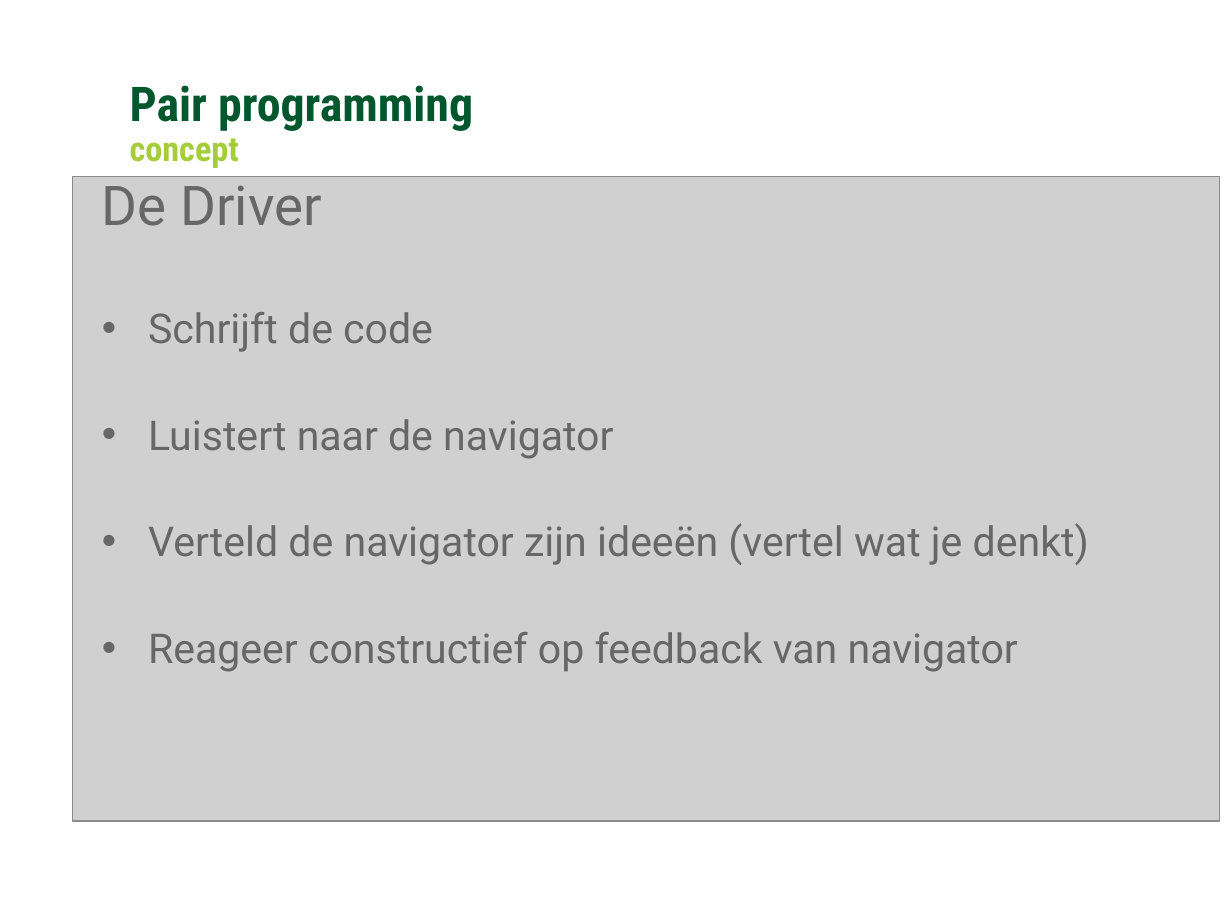
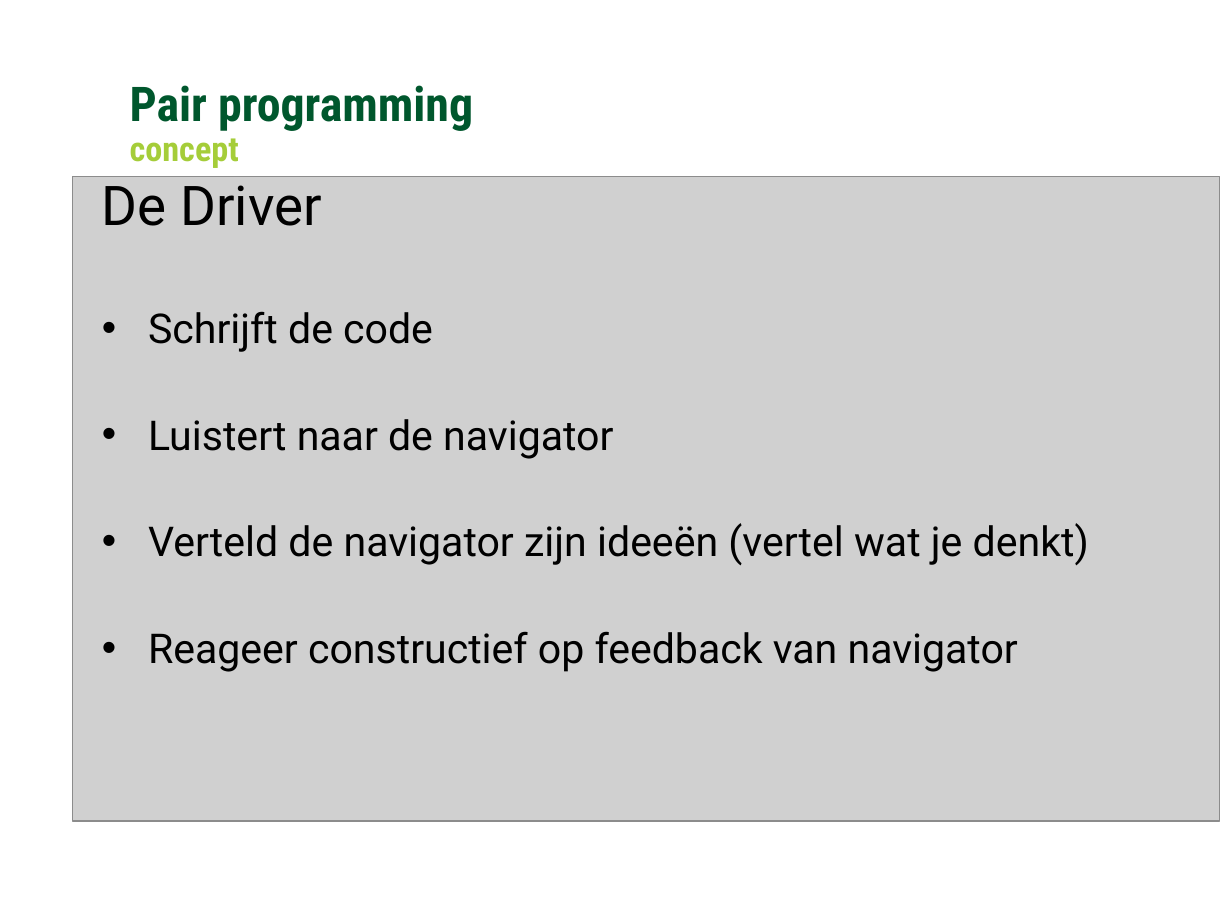
Before and after one commit to Ozindar/GCUnitTestDojo, a slide deck: slide 9 of warehouse/Coding Kata - TDD Extending the Warehouse.pptx. Drawn at 1232x924 pixels with LibreOffice and Linux fonts; fonts in the diff are those of the drawing; grey boxes stand for pictures; background and template pictures are left out. Boxes give left, top, right and bottom in pixels: in the first picture for what was removed or moved away, otherwise in the second. Text is boxed around its words. In the diff, an @@ line names an element or a change of style, - is before the commit and + after.

```diff
--- a/warehouse/Coding Kata - TDD Extending the Warehouse.pptx
+++ b/warehouse/Coding Kata - TDD Extending the Warehouse.pptx
@@ text "De Driver" at (102,175,1089,672): text colour #676767 to #000000 @@
```
Also in this commit, not shown: 3 other slides changed, 1 other file.
